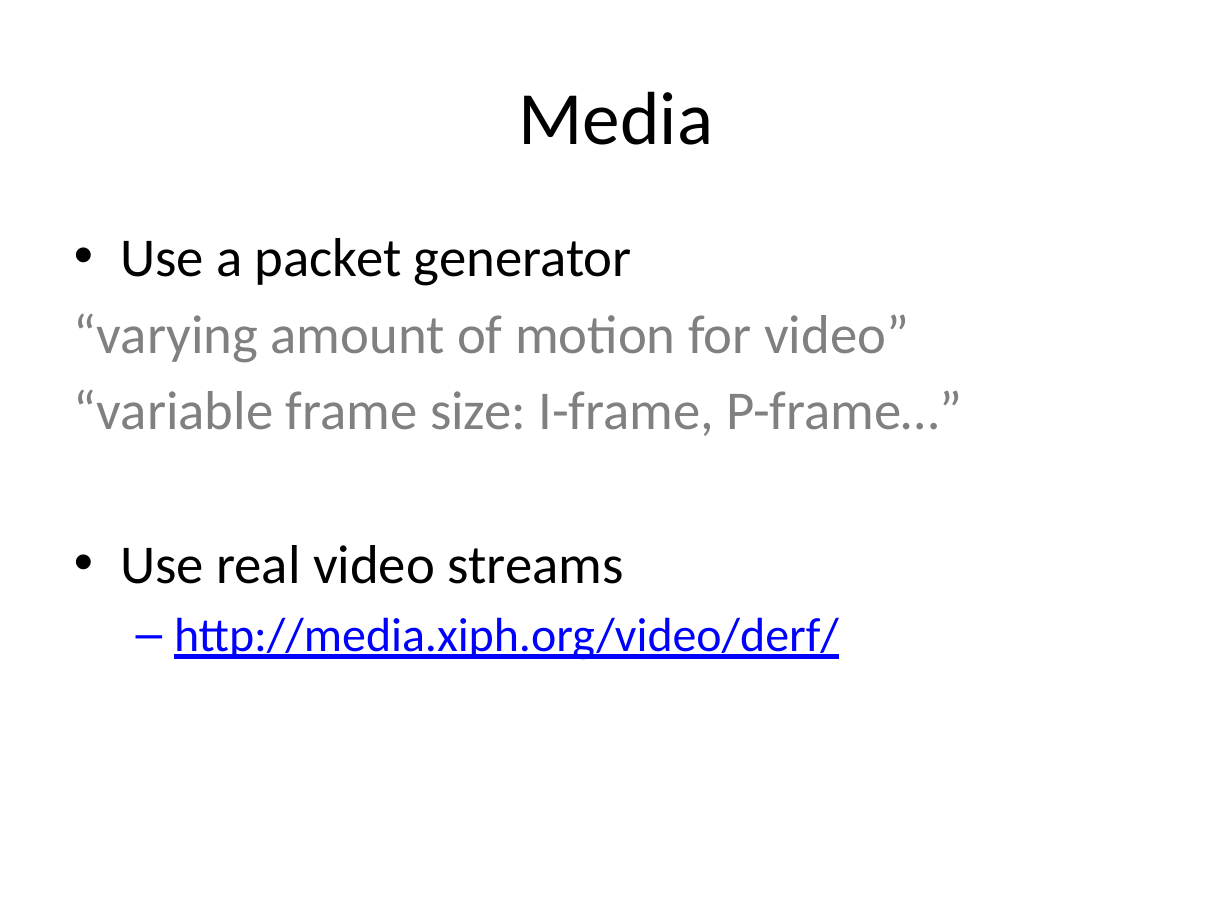
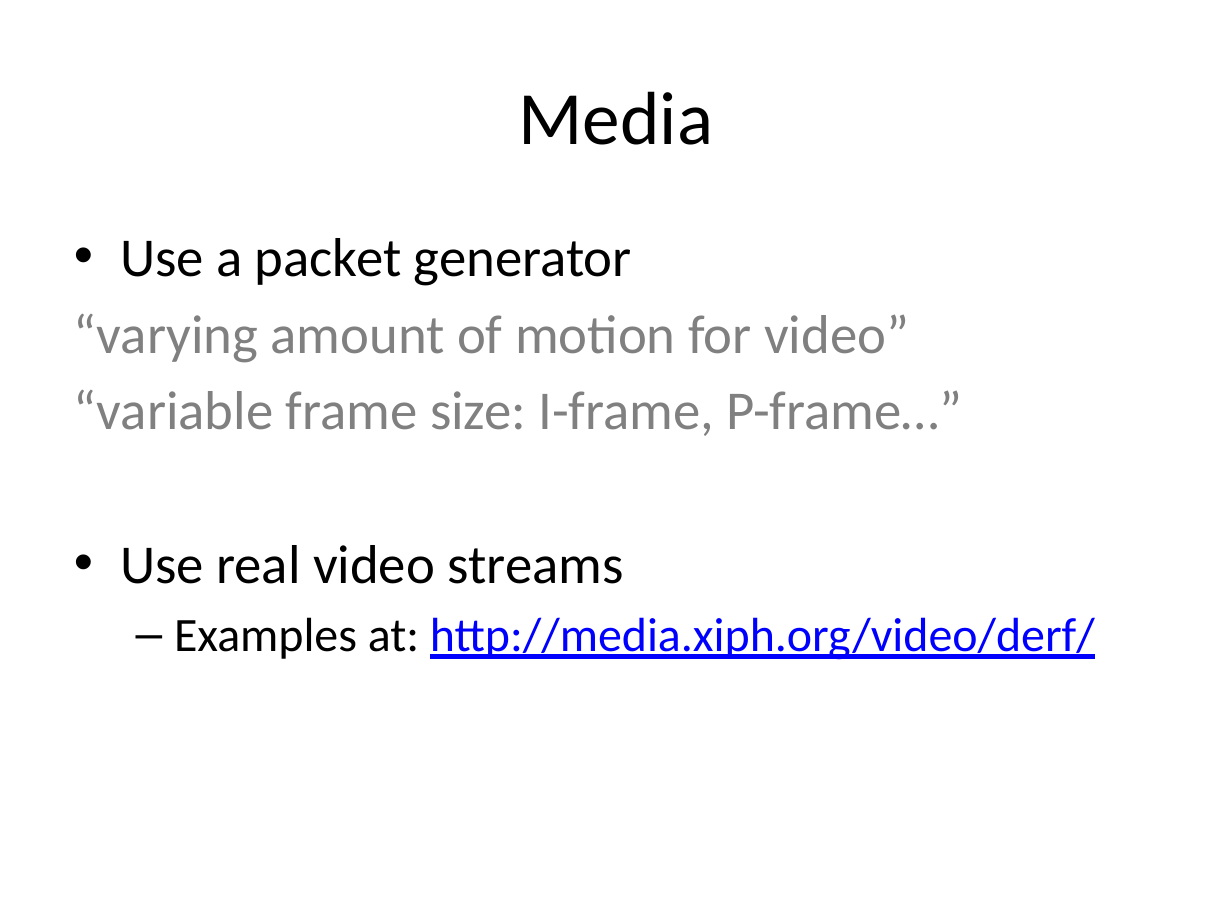
Before and after one commit to protocols-comnet/rmcat-eval-criteria, a slide deck: slide 6 of ppt-ietf86-rmcat-cc-eval-00.pptx. Drawn at 1232x924 pixels with LibreOffice and Linux fonts; fonts in the diff are those of the drawing. Boxes give left, top, right and bottom in pixels: in the first picture for what was removed or moved away, otherwise in the second. Text is boxed around its words. In the diff, an @@ line names an element or a change of style, - is before the commit and + after.

```diff
--- a/ppt-ietf86-rmcat-cc-eval-00.pptx
+++ b/ppt-ietf86-rmcat-cc-eval-00.pptx
@@ text at [174,617,1095,660]: text changed @@
-  – http://media.xiph.org/video/derf/
+  – Examples at: http://media.xiph.org/video/derf/
```
Also in this commit, not shown: 7 other slides changed.
